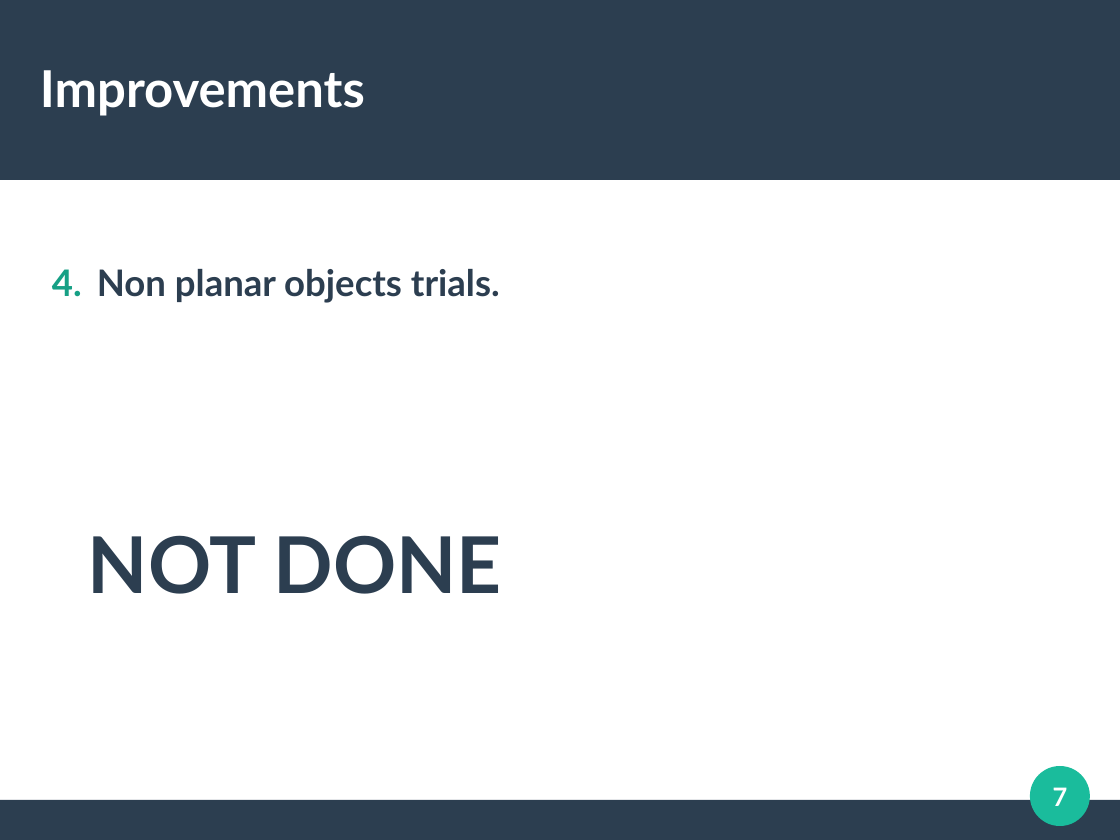
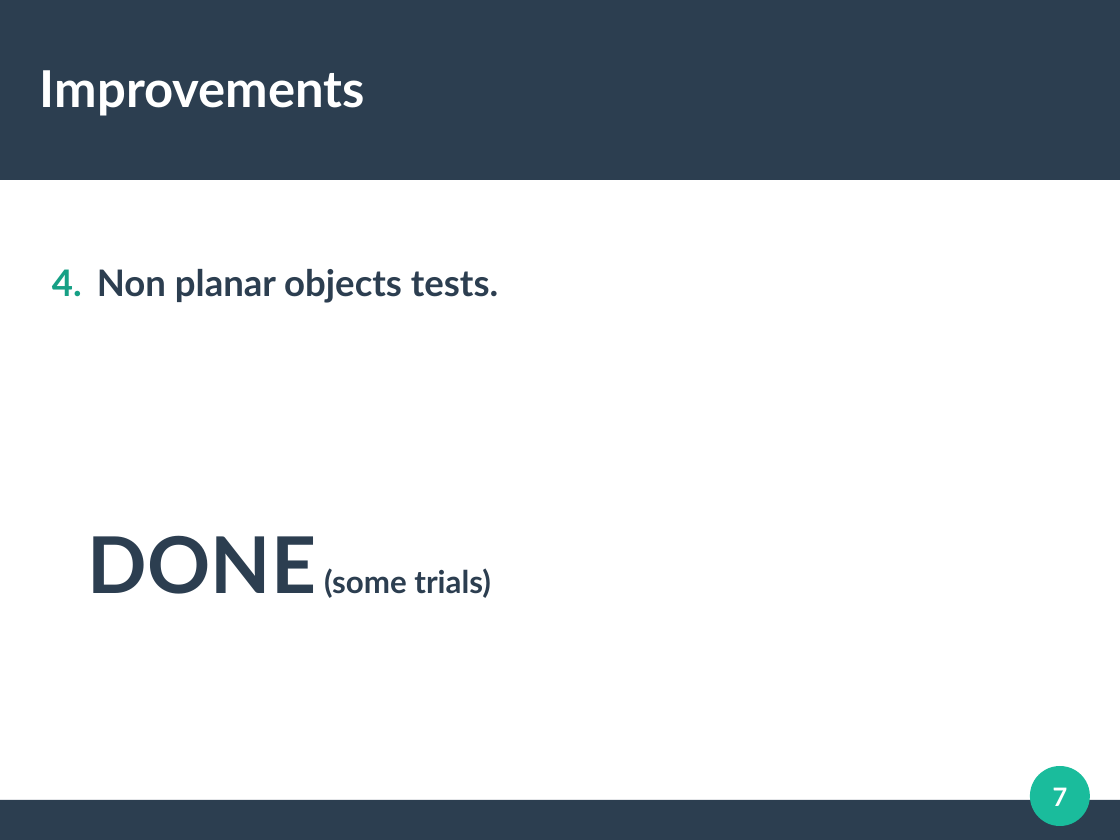
Before and after one commit to ineveLoppiliF/ComputerVision_breakthroughs, a slide deck: slide 7 of Presentations/Second.odp. Drawn at 1120x840 pixels with LibreOffice and Linux fonts; fonts in the diff are those of the drawing. Boxes give left, top, right and bottom in pixels: in the first picture for what was removed or moved away, otherwise in the second. Text is boxed around its words. In the diff, an @@ line names an element or a change of style, - is before the commit and + after.

Commit message:
Slides little change

```diff
--- a/Presentations/Second.odp
+++ b/Presentations/Second.odp
@@ text at (88, 269, 498, 598): text changed @@
-4. Non planar objects trials.
-NOT DONE
+4. Non planar objects tests.
+DONE (some trials)
```
Also in this commit, not shown: 1 other file.
